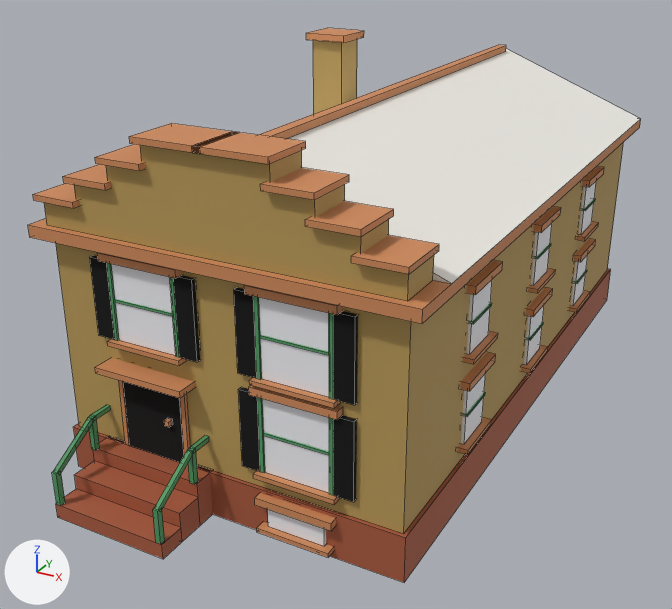
One commit to the Blender file assets/managed-models/buildings/house-1x2-2f-dutch-a/house-1x2-2f-dutch-a.blend: the scene before it, then after it.
Camera for both pictures: a 50 mm camera at (1.12, -2.3, 1.371) aimed at (-0.067, -0.141, 0.292). Arrows for +X, +Y and +Z are at lower left; the lights stay in place. The first picture is the older version. Mesh edges are drawn as thin lines.

Objects in the first picture: 'house-1x2-2f-dutch-a'.
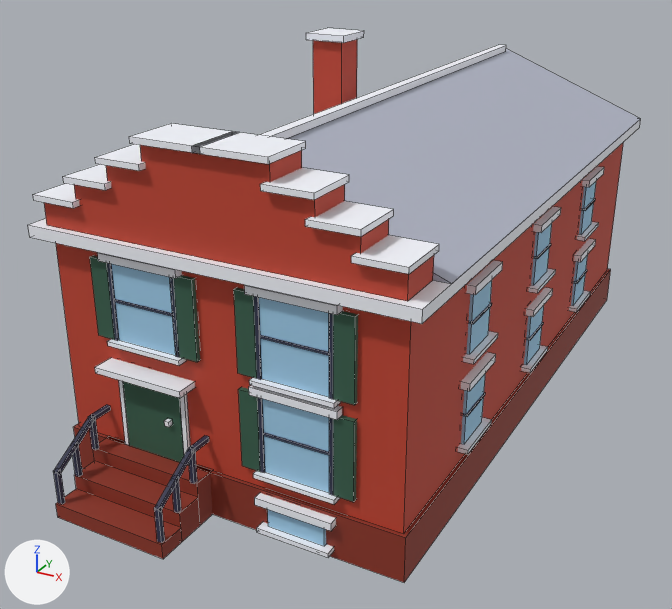
Edits to the bpy script that builds the scene:
```text
Change me_house_1x2_2f_dutch_a:
    used by ob_house_1x2_2f_dutch_a; location = (0.0, 0.0, 0.0)
    remove me_house_1x2_2f_dutch_a.from_pydata(...)  # 1080 vertices, 804 faces; spans x -0.5..0.5, y -1.0..1.0, z 0.0..0.99
    add me_house_1x2_2f_dutch_a.from_pydata(...)  # 1096 vertices, 816 faces; spans x -0.5..0.5, y -1.0..1.0, z 0.0..0.99
    me_house_1x2_2f_dutch_a part 1: a new loose piece, a box spanning x -0.356..-0.344, y -0.931..-0.919, z 0.08..0.172, in mat_m_house_1x2_2f_dutch_a
    me_house_1x2_2f_dutch_a part 2: a new loose piece, a box spanning x -0.056..-0.044, y -0.931..-0.919, z 0.08..0.172, in mat_m_house_1x2_2f_dutch_a
    me_house_1x2_2f_dutch_a part 3
    18 faces are deleted
    18 new faces join them
    me_house_1x2_2f_dutch_a part 4
    2 vertices are removed from x -0.06..-0.04, y -0.99, z 0.13
    19 faces are deleted
    2 vertices are added at (-0.04, -0.98, 0.13), (-0.06, -0.98, 0.13)
    19 new faces join them
    me_house_1x2_2f_dutch_a part 5: 767 kept faces spanning x -0.5..0.5, y -1.0..1.0, z 0.0..0.99 get new texture (UV) coordinates
```

Pixel boxes [x1, y1, x2, y2] of what changed, in the pictures (672 x 609 px; the box of a moved part takes in the faces that stretch with it):
part 1 of me_house_1x2_2f_dutch_a, added: after [71, 443, 82, 477]
part 2 of me_house_1x2_2f_dutch_a, added: after [171, 477, 181, 513]
part 3 of me_house_1x2_2f_dutch_a, moved or reshaped: before [52, 406, 111, 505]; after [53, 406, 111, 504]
part 4 of me_house_1x2_2f_dutch_a, moved or reshaped: before [153, 437, 209, 544]; after [154, 437, 209, 543]
part 5 of me_house_1x2_2f_dutch_a, surface changed: [28, 28, 641, 582] in both
